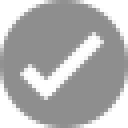
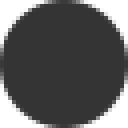
Before/after of a 128x128 layered artwork. What changed in the layer stack:
hid group "On" (4 layers) over [0, 0, 128, 128]
showed "Off" over [0, 0, 128, 128]
